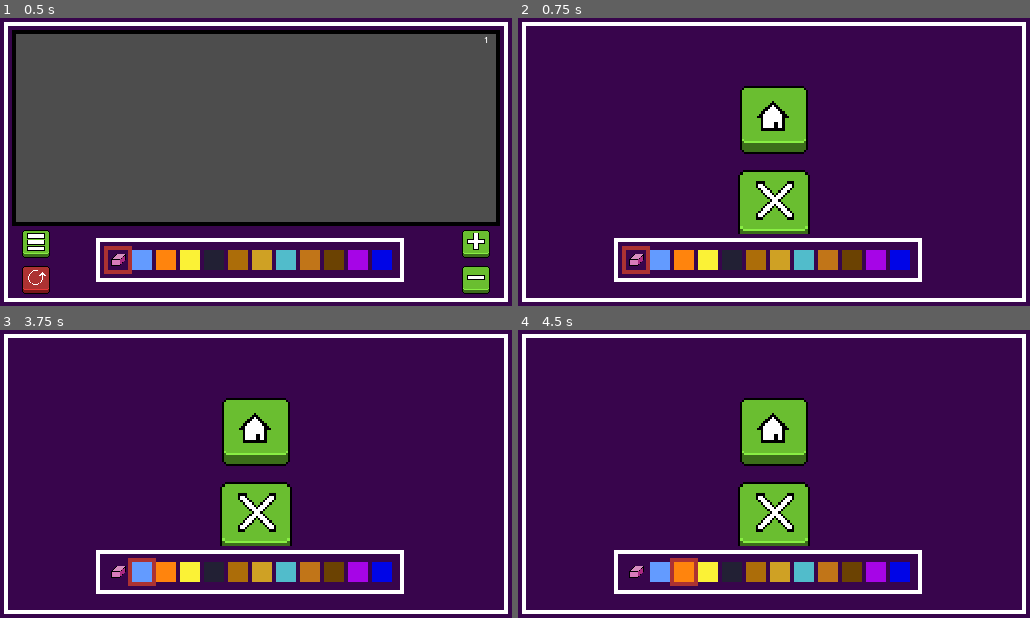
Above: before the commit, frames 1-4 (two rows, left to right).
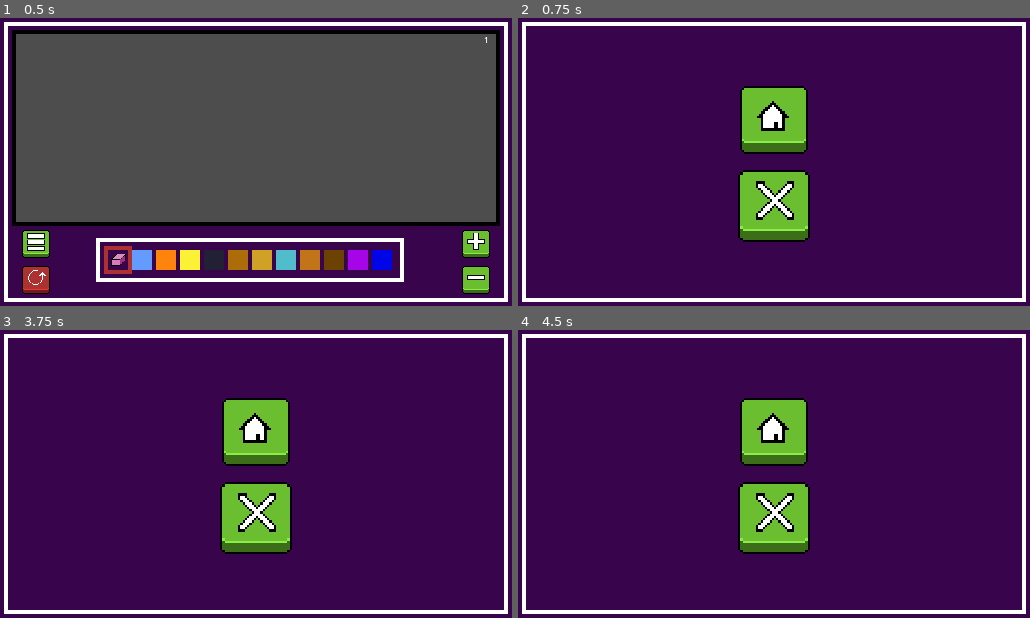
Above: after the commit, the same moments.

Repository: Loethor/pixel_simulation
Game: Godot game, scene res://scenes/main.tscn
The game is run twice, just before and just after one commit, with the same random seed, the same clock (stepped at 60 frames per second) and the same inputs.
Inputs (mouse positions are in pixels of both pictures, inside the frame that each line leads up to):
- Up to frame 1 (0.5 s): no input
- Up to frame 2 (0.75 s): click (553, 242) at 0.5 s
- Up to frame 3 (3.75 s): click (476, 554) at 1.25 s; click (476, 592) at 2 s; click (117, 571) at 2.77 s; click (143, 571) at 3.52 s
- Up to frame 4 (4.5 s): click (681, 571) at 4.27 s

Frame 1 is identical in both runs. In frame 2, 5.4% of the frame differs, in the area x 18-79%, y 75-92%; in frame 3, 5.4%; in frame 4, 5.4%.

Commit message:
Clean up

Diff:
--- a/project.godot
+++ b/project.godot
@@ -43,7 +43,6 @@
 gdscript/warnings/untyped_declaration=2
 gdscript/warnings/inferred_declaration=1
 gdscript/warnings/unsafe_void_return=2
-gdscript/warnings/return_value_discarded=1
 gdscript/warnings/static_called_on_instance=2
 gdscript/warnings/redundant_static_unload=2
 gdscript/warnings/redundant_await=2
--- a/scenes/HotBar.gd
+++ b/scenes/HotBar.gd
@@ -3,11 +3,9 @@
 
 @export var slot_scene:PackedScene
 @export var elements_in_hotbar: Array[element_template]
-
+@export var tooltip_label: Label
 signal index_changed(current_material:Elements.ELEMENT)
 signal scrolled()
-signal tooltip_text_changed(new_element: element_template)
-signal tooltip_hid
 
 var slots :Array
 var current_material:Elements.ELEMENT
@@ -20,15 +18,12 @@
 		set_focus()
 
 func _ready() -> void:
-	var id:int = 0
 	for element:element_template in elements_in_hotbar:
 		Elements.print_element(element.element_type)
 		var new_slot: Slot = slot_scene.instantiate()
 		new_slot.texture_normal = element.atlas
 		new_slot.material_of_the_button = element.element_type
 		new_slot.slot_reacted.connect(_on_slot_reacted)
-		new_slot.id = id
-		id += 1
 		add_child(new_slot)
 	slots = get_children()
 	current_index = 0
@@ -45,9 +40,10 @@
 
 func _on_slot_reacted(id:int) -> void:
 	if id == -1:
-		tooltip_hid.emit()
+		tooltip_label.hide()
 	else:
-		tooltip_text_changed.emit(elements_in_hotbar[id])
+		tooltip_label.show()
+		tooltip_label.text = elements_in_hotbar[id].name
 
 func _input(event:InputEvent) -> void:
 	if event.is_action_pressed("scroll_up"):
--- a/scenes/gui.tscn
+++ b/scenes/gui.tscn
@@ -155,9 +155,10 @@
 ignore_texture_size = true
 stretch_mode = 5
 
-[node name="Menu" parent="." instance=ExtResource("12_vhr31")]
+[node name="Menu" parent="." node_paths=PackedStringArray("panel_container") instance=ExtResource("12_vhr31")]
 visible = false
 layout_mode = 1
+panel_container = NodePath("../PanelContainer")
 
 [node name="PanelContainer" type="PanelContainer" parent="."]
 layout_mode = 2
@@ -174,7 +175,7 @@
 theme_override_constants/margin_right = 2
 theme_override_constants/margin_bottom = 2
 
-[node name="HotBar" type="HBoxContainer" parent="PanelContainer/MarginContainer"]
+[node name="HotBar" type="HBoxContainer" parent="PanelContainer/MarginContainer" node_paths=PackedStringArray("tooltip_label")]
 layout_mode = 2
 size_flags_vertical = 8
 mouse_filter = 0
@@ -183,6 +184,7 @@
 script = ExtResource("13_7ri5t")
 slot_scene = ExtResource("14_basvc")
 elements_in_hotbar = Array[Resource("res://resources/elements/element_template.gd")]([ExtResource("15_i6uu7"), ExtResou …(267 unchanged characters)…
+tooltip_label = NodePath("../../../TooltipLabel")
 
 [connection signal="pressed" from="VBoxContainer/PlusButton" to="." method="_on_plus_button_pressed"]
 [connection signal="pressed" from="VBoxContainer/MinusButton" to="." method="_on_minus_button_pressed"]
--- a/scripts/Slot.gd
+++ b/scripts/Slot.gd
@@ -10,7 +10,6 @@
 	set(value):
 		material_of_the_button = value
 		tool_tip_label_text = Elements.ELEMENT_TO_TEMPLATE[material_of_the_button].name
-var id: int
 
 @onready var border: NinePatchRect = $Border
 
--- a/scripts/gui.gd
+++ b/scripts/gui.gd
@@ -5,6 +5,7 @@
 @onready var fps_label: Label = $FPSLabel
 @onready var tooltip_label: Label = $TooltipLabel
 @onready var hot_bar: HotBar = $PanelContainer/MarginContainer/HotBar
+@onready var panel_container: PanelContainer = $PanelContainer
 
 signal plus_pressed
 signal minus_pressed
@@ -12,8 +13,6 @@
 
 func _ready() -> void:
 	hot_bar.index_changed.connect(_on_hot_bar_index_changed)
-	hot_bar.tooltip_text_changed.connect(_on_tooltip_text_changed)
-	hot_bar.tooltip_hid.connect(_on_tooltip_hid)
 
 func _process(_delta: float) -> void:
 	fps_label.text = "%s" % Engine.get_frames_per_second()
@@ -36,16 +35,10 @@
 
 func _on_menu_button_pressed() -> void:
 	menu.show()
+	panel_container.hide()
 
 func _on_plus_button_pressed() -> void:
 	plus_pressed.emit()
 
 func _on_minus_button_pressed() -> void:
 	minus_pressed.emit()
-
-func _on_tooltip_text_changed(new_element: element_template) -> void:
-	tooltip_label.text = new_element.name
-	tooltip_label.show()
-
-func _on_tooltip_hid() -> void:
-	tooltip_label.hide()
--- a/scripts/menu.gd
+++ b/scripts/menu.gd
@@ -1,7 +1,10 @@
 extends Control
+
+@export var panel_container: PanelContainer
 
 func _on_close_button_pressed() -> void:
 	hide()
+	panel_container.show()
 
 func _on_menu_button_pressed() -> void:
 	get_tree().change_scene_to_file("res://scenes/main.tscn")
